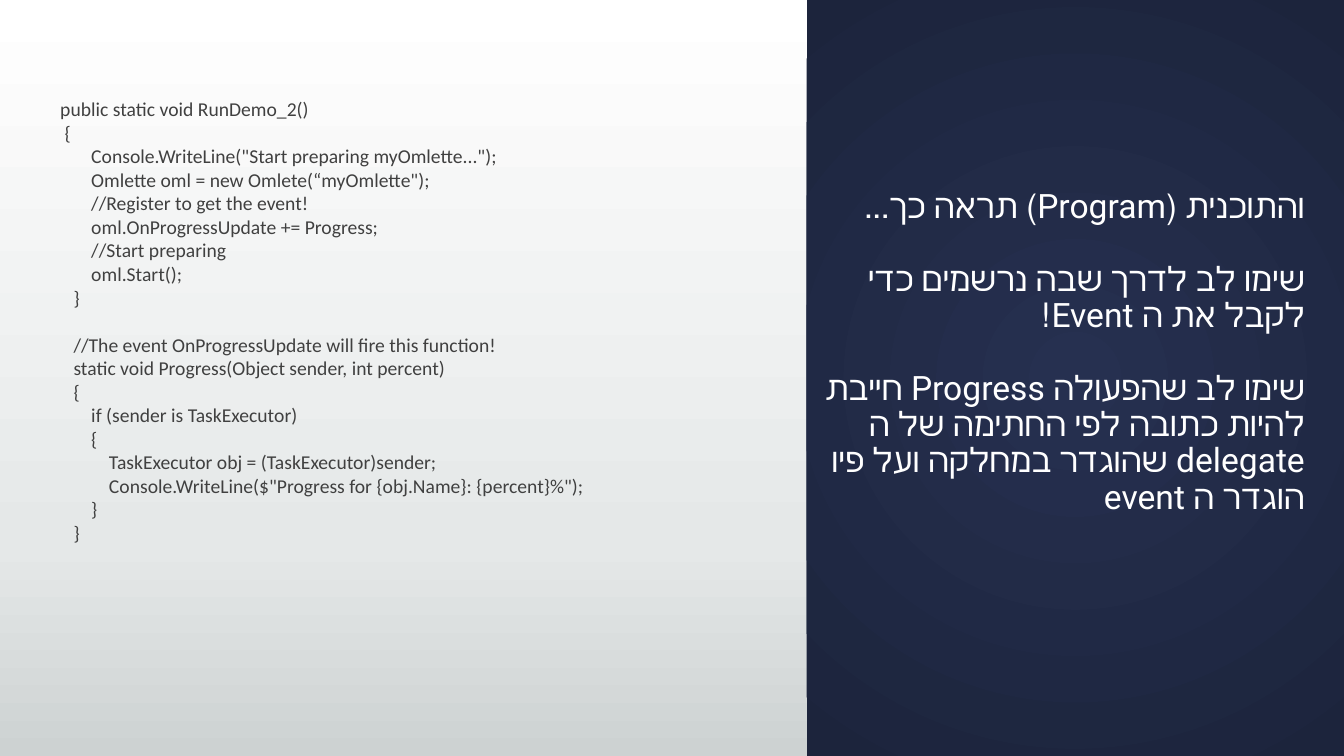
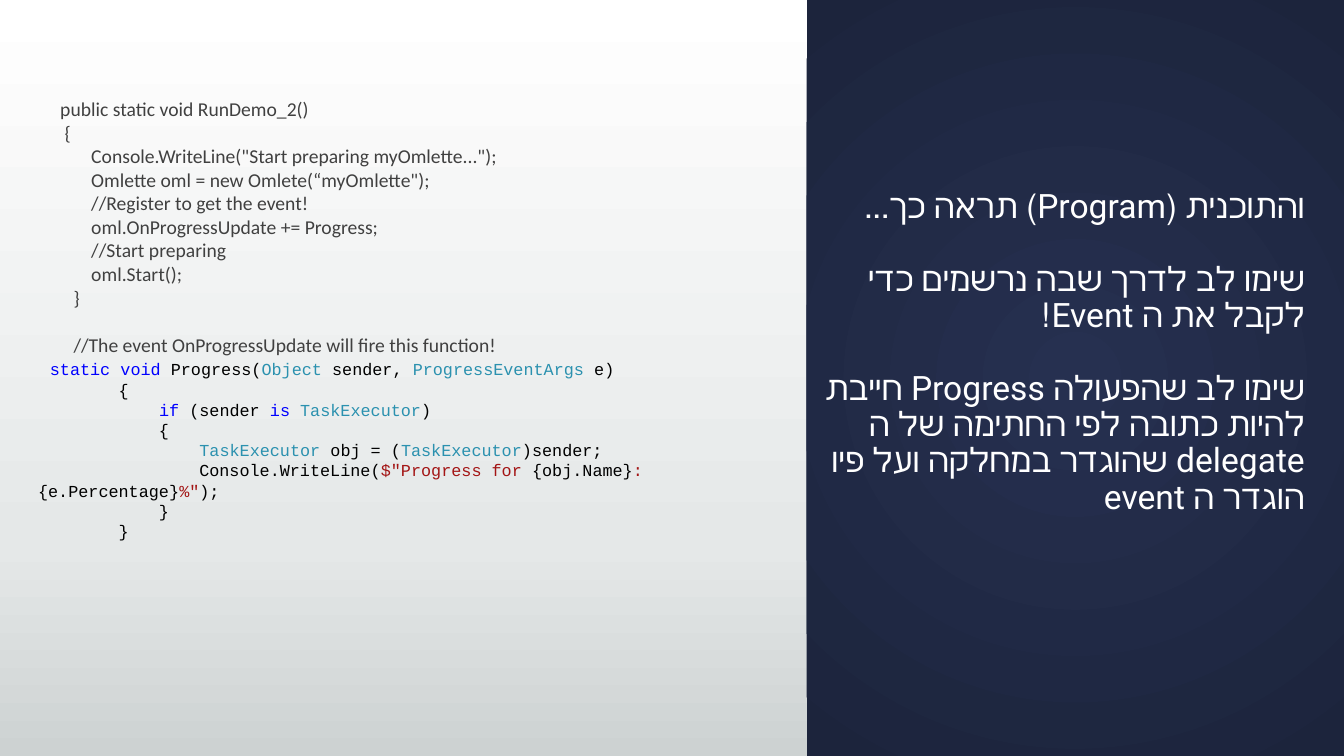
Before and after one commit to stma1one/EventsAndThreadsLecture, a slide deck: slide 9 of Documents/Events Threads and Async Methods.pptx. Drawn at 1344x756 pixels with LibreOffice and Linux fonts; fonts in the diff are those of the drawing. Boxes give left, top, right and bottom in pixels: in the first picture for what was removed or moved away, otherwise in the second. Text is boxed around its words. In the diff, an @@ line names an element or a change of style, - is before the commit and + after.

```diff
--- a/Documents/Events Threads and Async Methods.pptx
+++ b/Documents/Events Threads and Async Methods.pptx
@@ text at (50,363,614,379): text changed; size 14 to 12 pt; font Calibri to Courier New; text colour #404040 to #2B91AF @@
-static void Progress(Object sender, int percent)
+static void Progress(Object sender, ProgressEventArgs e)
@@ text at (159,404,603,460): size 14 to 12 pt, font Calibri to Courier New in "{", "if (sender is TaskExecutor)", "{", "TaskExecutor obj = (TaskExecutor)sender;" and 2 more places; text colour #404040 to #000000 in "{", "(sender TaskExecutor)", "{", "obj = (TaskExecutor)sender;" and 2 more places; text colour #404040 to #0000FF in "if is"; text colour #404040 to #2B91AF in "TaskExecutor)", "TaskExecutor (TaskExecutor)sender;" @@
@@ text at (38,464,643,501): text changed; size 14 to 12 pt; font Calibri to Courier New; text colour #404040 to #000000 @@
-Console.WriteLine($"Progress for {obj.Name}: {percent}%");
+Console.WriteLine($"Progress for {obj.Name}: {e.Percentage}%");
```
Also in this commit, not shown: 3 other slides changed.
